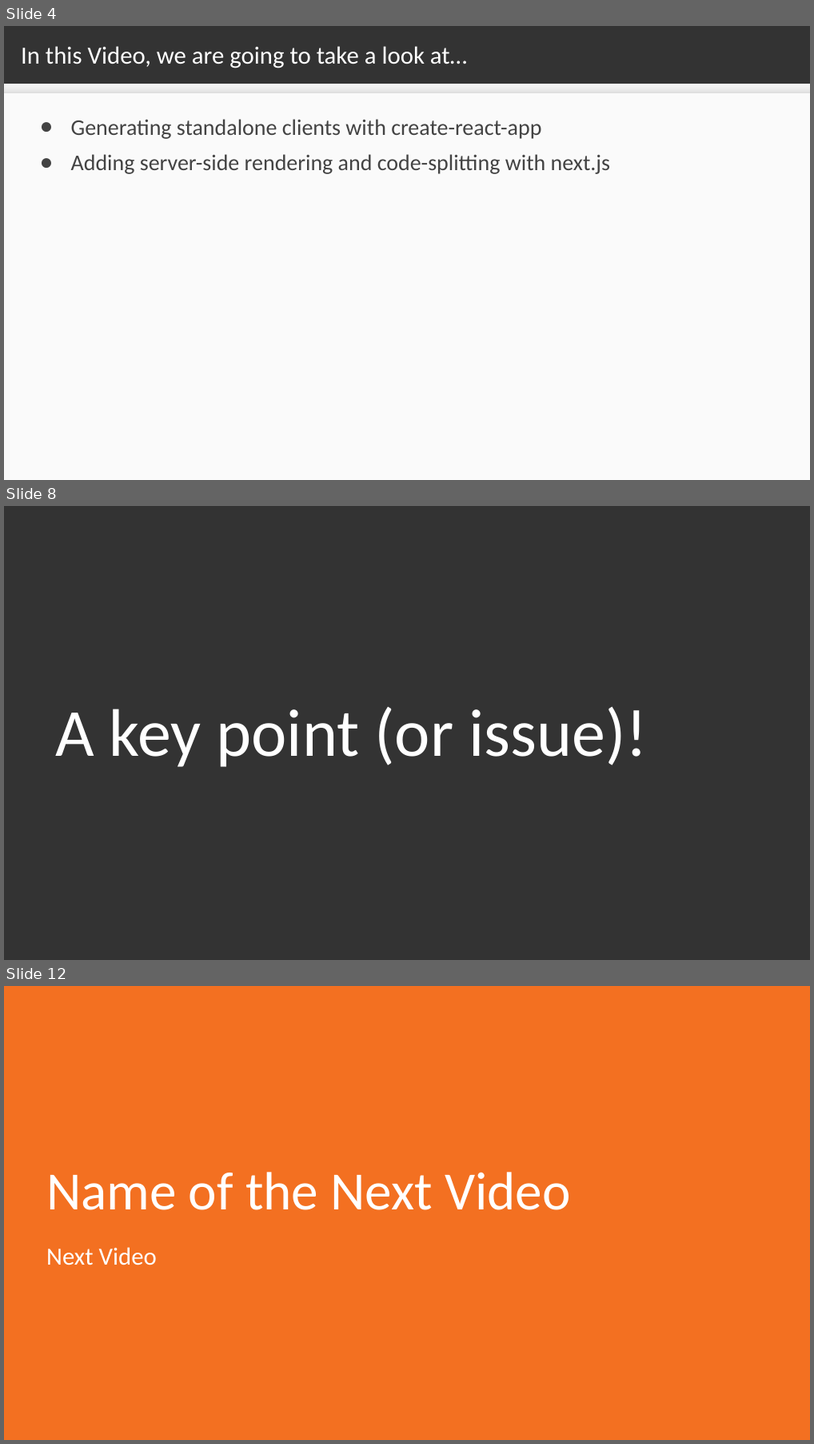
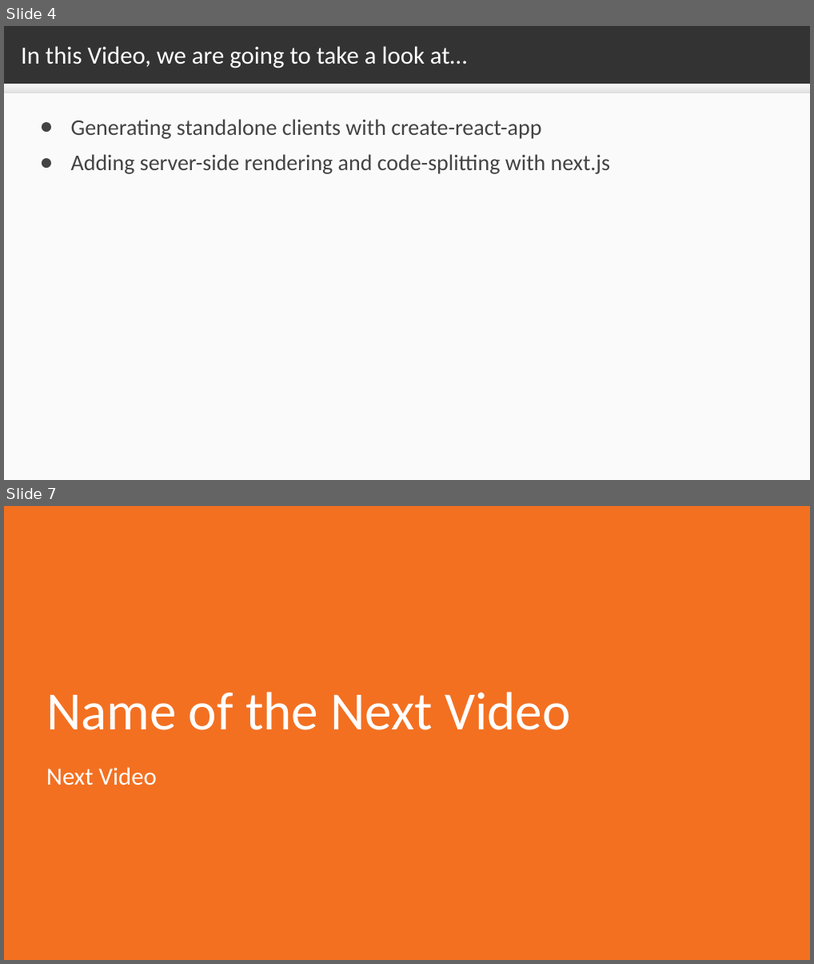
Before and after one commit to sslotsky/next-scripts, a slide deck: video-1.2/1.2.odp. Shown one above the other, each under a label of ours: slides 4, 8 and 12 before the commit, slides 4 and 7 after it; the slides between them are not shown. The pictures are 814x1444 and 814x964 pixels, drawn with LibreOffice and Linux fonts; fonts in the diff are those of the drawing; background and template pictures are left out. Boxes give left, top, right and bottom in pixels: in the first picture for what was removed or moved away, otherwise in the second. Text is boxed around its words. In the diff, an @@ line names an element or a change of style, - is before the commit and + after.

```diff
--- a/video-1.2/1.2.odp
+++ b/video-1.2/1.2.odp
@@ slide 8 removed at box(4, 506, 810, 960), background #333333 @@
@@ title removed at box(55, 707, 648, 767) @@
-A key point (or issue)!
@@ what was slide 12 is now slide 7 @@
```
Also in this commit, not shown: 1 slide changed, 2 slides added, 6 other slides removed, 24 other files.
